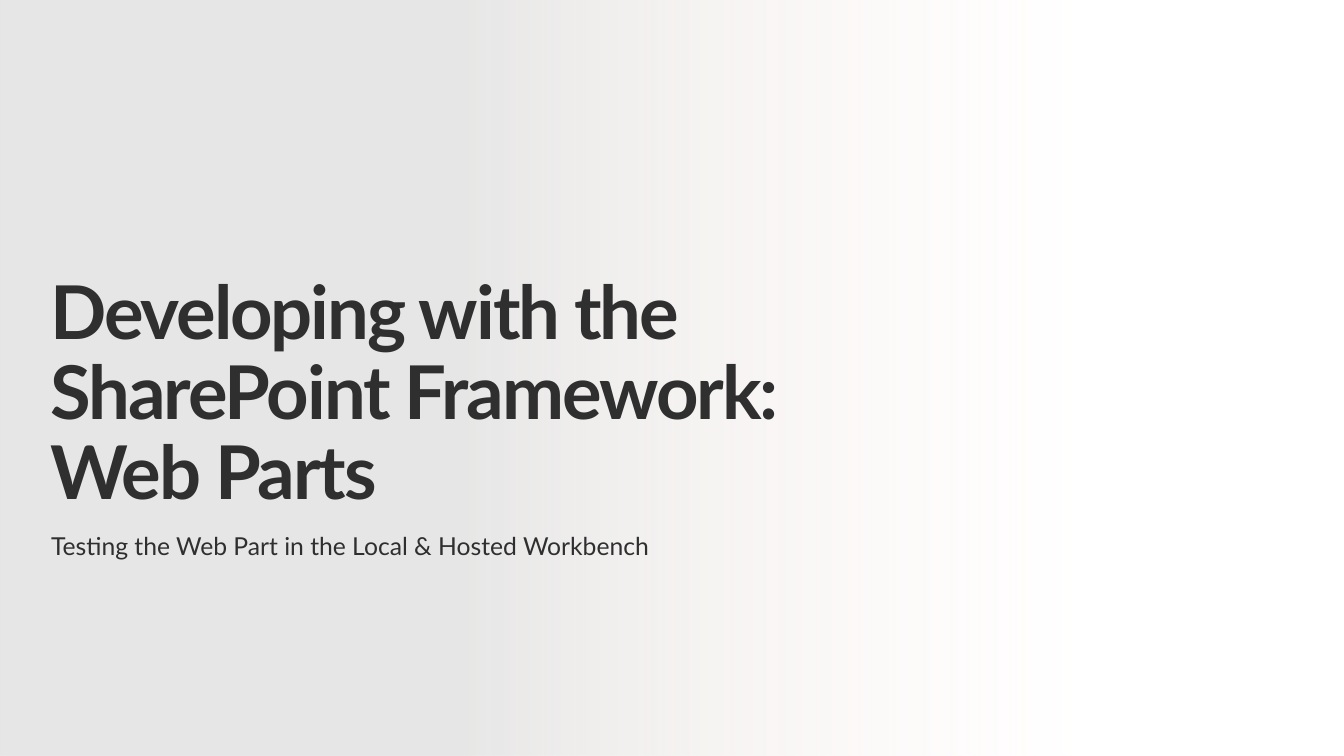
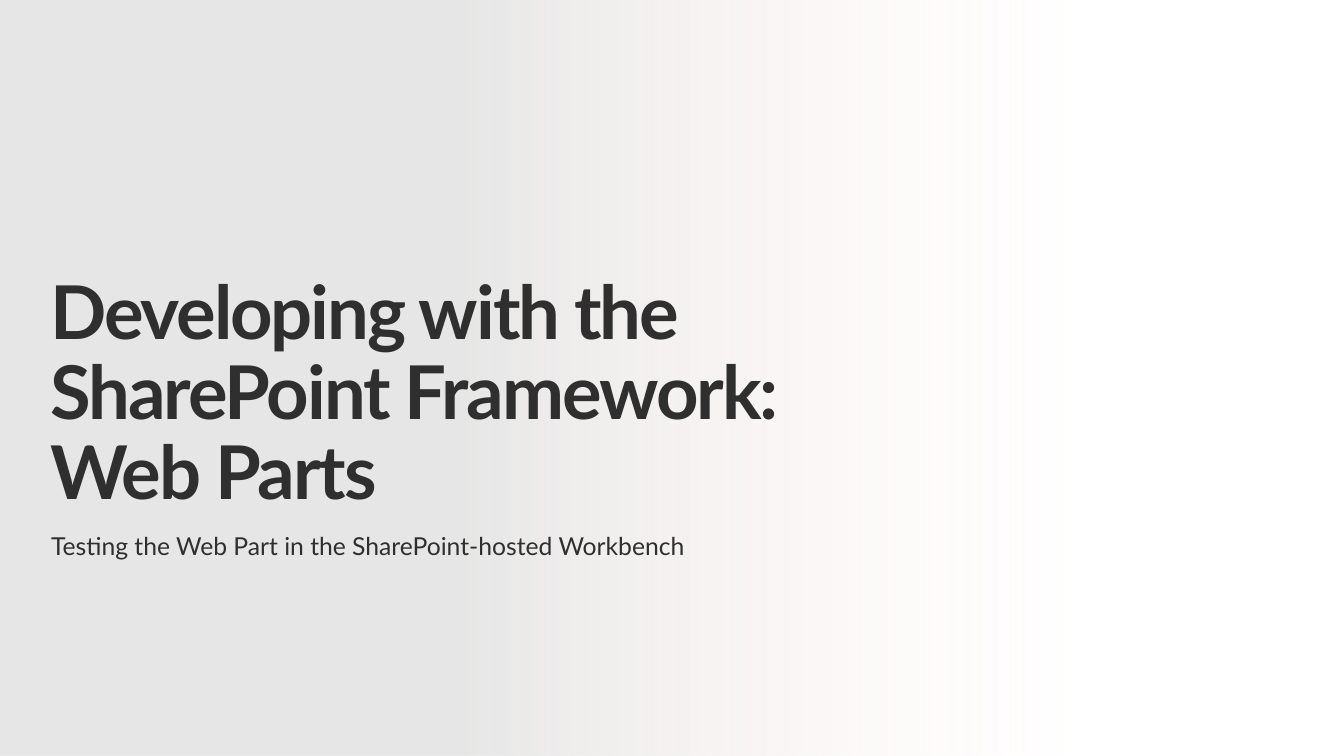
Before and after one commit to SharePoint/sp-dev-training-spfx-web-parts, a slide deck: slide 1 of 02-testing.pptx. Drawn at 1344x756 pixels with LibreOffice and Linux fonts; fonts in the diff are those of the drawing; background and template pictures are left out. Boxes give left, top, right and bottom in pixels: in the first picture for what was removed or moved away, otherwise in the second. Text is boxed around its words. In the diff, an @@ line names an element or a change of style, - is before the commit and + after.

```diff
--- a/02-testing.pptx
+++ b/02-testing.pptx
@@ text at (x1=51, y1=537, x2=685, y2=560): text changed @@
-Testing the Web Part in the Local & Hosted Workbench
+Testing the Web Part in the SharePoint-hosted Workbench
```
Also in this commit, not shown: 6 other slides changed.
